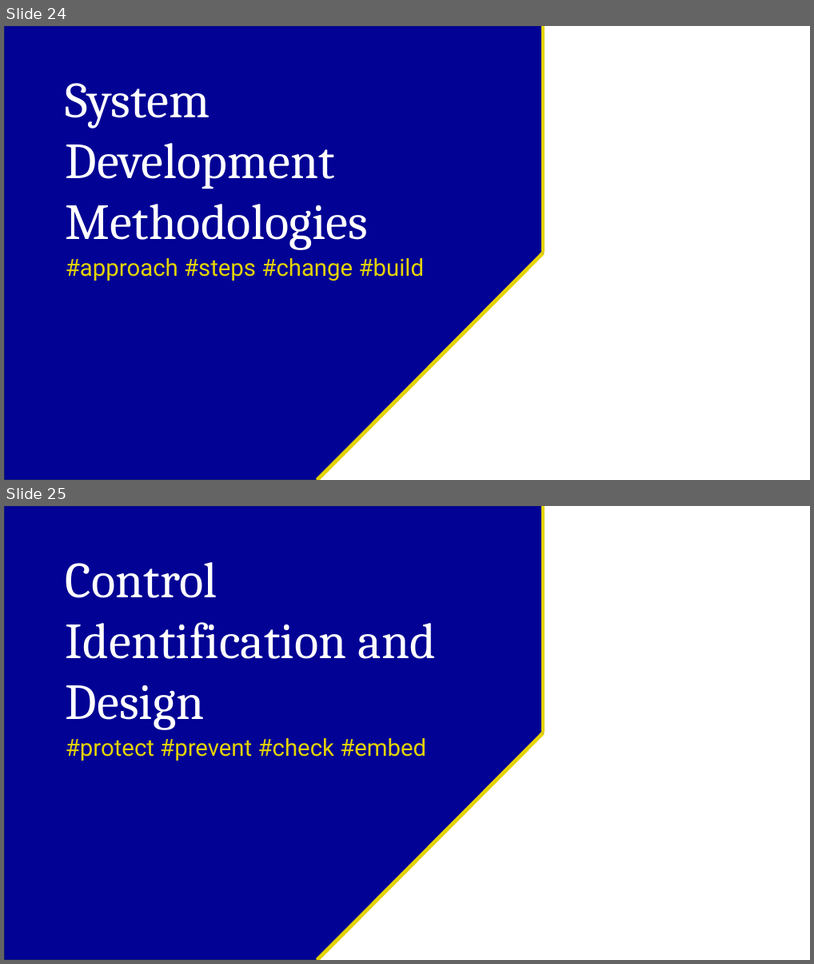
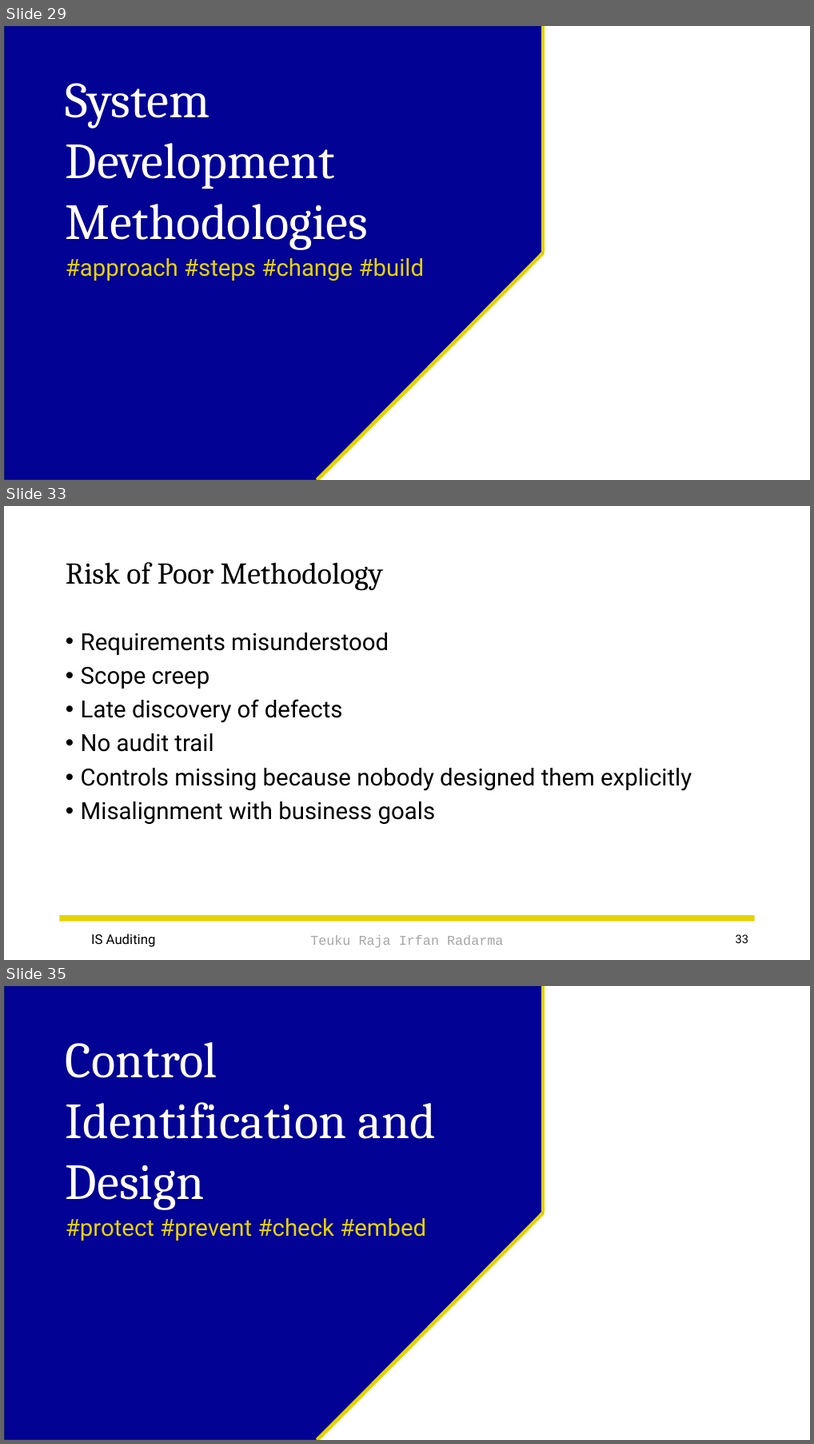
Before and after one commit to irfanradarma/Audit-SI, a slide deck: Slides/03 - IS Acquisition & Development.pptx. Shown one above the other, each under a label of ours: slides 24 and 25 before the commit, slides 29, 33 and 35 after it; the slides between them are not shown. The pictures are 814x964 and 814x1444 pixels, drawn with LibreOffice and Linux fonts; fonts in the diff are those of the drawing; background and template pictures are left out. Boxes give left, top, right and bottom in pixels: in the first picture for what was removed or moved away, otherwise in the second. Text is boxed around its words. In the diff, an @@ line names an element or a change of style, - is before the commit and + after.

```diff
--- a/Slides/03 - IS Acquisition & Development.pptx
+++ b/Slides/03 - IS Acquisition & Development.pptx
@@ slide 33 added at [4, 506, 810, 960], background picture (left out) @@
@@ title added at [66, 562, 383, 591], 36 pt, text #000000 @@
+Risk of Poor Methodology
@@ text added at [81, 632, 692, 824], 28 pt, text #000000 @@
+• Requirements misunderstood
+• Scope creep
+• Late discovery of defects
+• No audit trail
+• Controls missing because nobody designed them explicitly
+• Misalignment with business goals
@@ rectangle added at [60, 915, 755, 921], fill #E4D304 @@
@@ text added at [91, 933, 156, 947], 16 pt, text #000000 @@
+IS Auditing
@@ text added at [310, 935, 503, 948], 16 pt, text #A6A6A6 @@
+Teuku Raja Irfan Radarma
@@ page number added at [736, 934, 750, 943], 14 pt, text #000000 @@
+33
@@ what was slide 24 is now slide 29 @@
@@ what was slide 25 is now slide 35 @@
```
Also in this commit, not shown: 4 slides changed, 17 other slides added, 2 other files.
